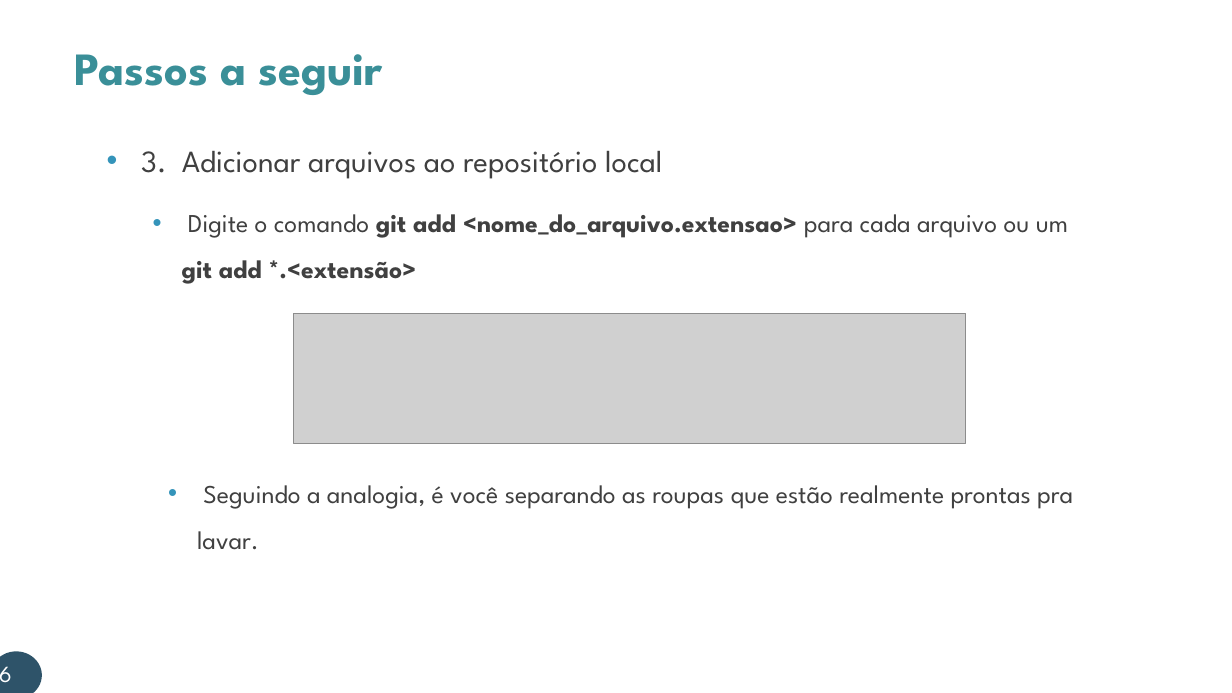
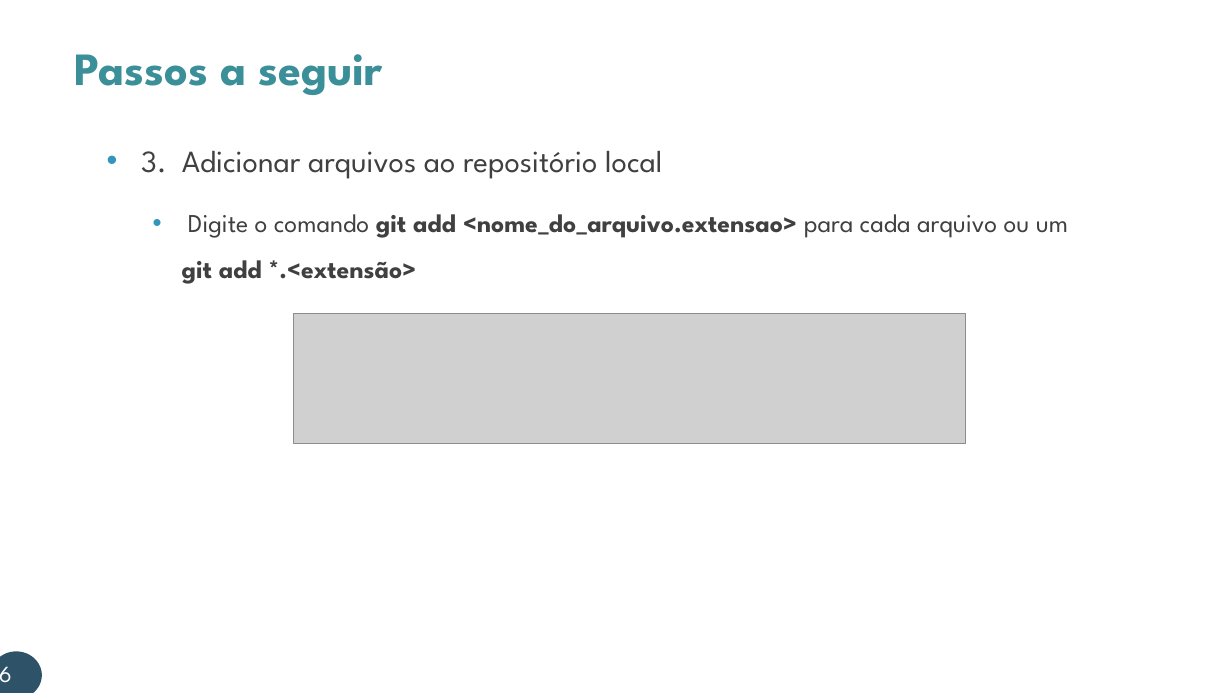
Before and after one commit to jadecsr/PraticaCodificacao, a slide deck: slide 6 of PraticaCodificacaoV2.pptx. Drawn at 1232x693 pixels with LibreOffice and Linux fonts; fonts in the diff are those of the drawing; grey boxes stand for pictures; background and template pictures are left out. Boxes give left, top, right and bottom in pixels: in the first picture for what was removed or moved away, otherwise in the second. Text is boxed around its words. In the diff, an @@ line names an element or a change of style, - is before the commit and + after.

```diff
--- a/PraticaCodificacaoV2.pptx
+++ b/PraticaCodificacaoV2.pptx
@@ text removed at bbox=[197, 485, 1073, 550] @@
-  • Seguindo a analogia, é você separando as roupas que estão realmente prontas pra lavar.
```
Also in this commit, not shown: 2 other slides changed.
